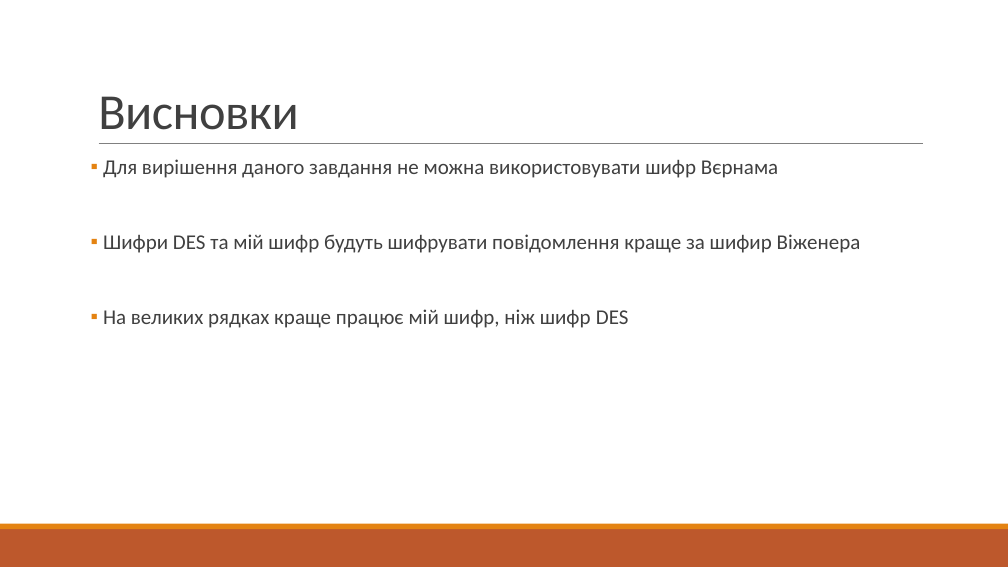
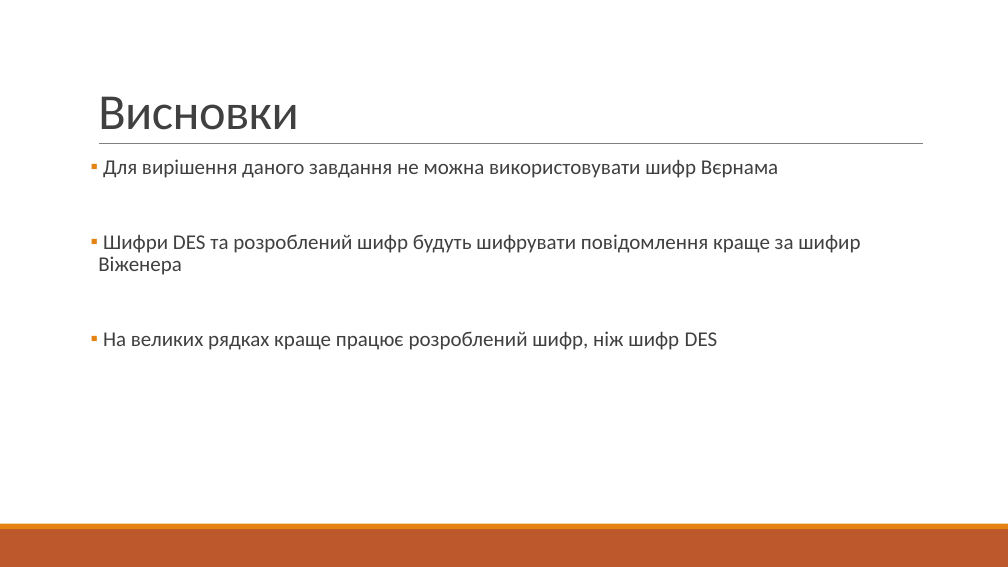
Before and after one commit to yarikpo/MAN-2019-2020-chat, a slide deck: slide 16 of prez/prez.pptx (slide 10 before the commit). Drawn at 1008x567 pixels with LibreOffice and Linux fonts; fonts in the diff are those of the drawing. Boxes give left, top, right and bottom in pixels: in the first picture for what was removed or moved away, otherwise in the second. Text is boxed around its words. In the diff, an @@ line names an element or a change of style, - is before the commit and + after.

```diff
--- a/prez/prez.pptx
+++ b/prez/prez.pptx
@@ text at <box>98,234,860,350</box>: text changed @@
-▪ Шифри DES та мій шифр будуть шифрувати повідомлення краще за шифир Віженера
-▪ На великих рядках краще працює мій шифр, ніж шифр DES
+▪ Шифри DES та розроблений шифр будуть шифрувати повідомлення краще за шифир Віженера
+▪ На великих рядках краще працює розроблений шифр, ніж шифр DES
```
Also in this commit, not shown: 3 other slides changed, 9 slides added, 2 slides removed, 5 other files.
